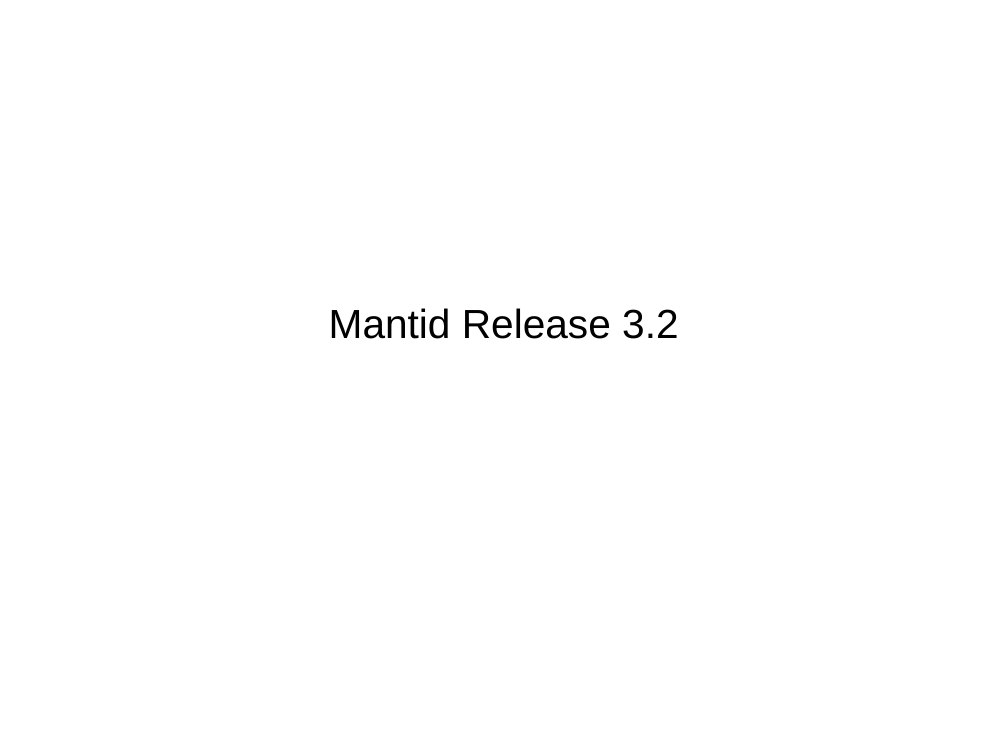
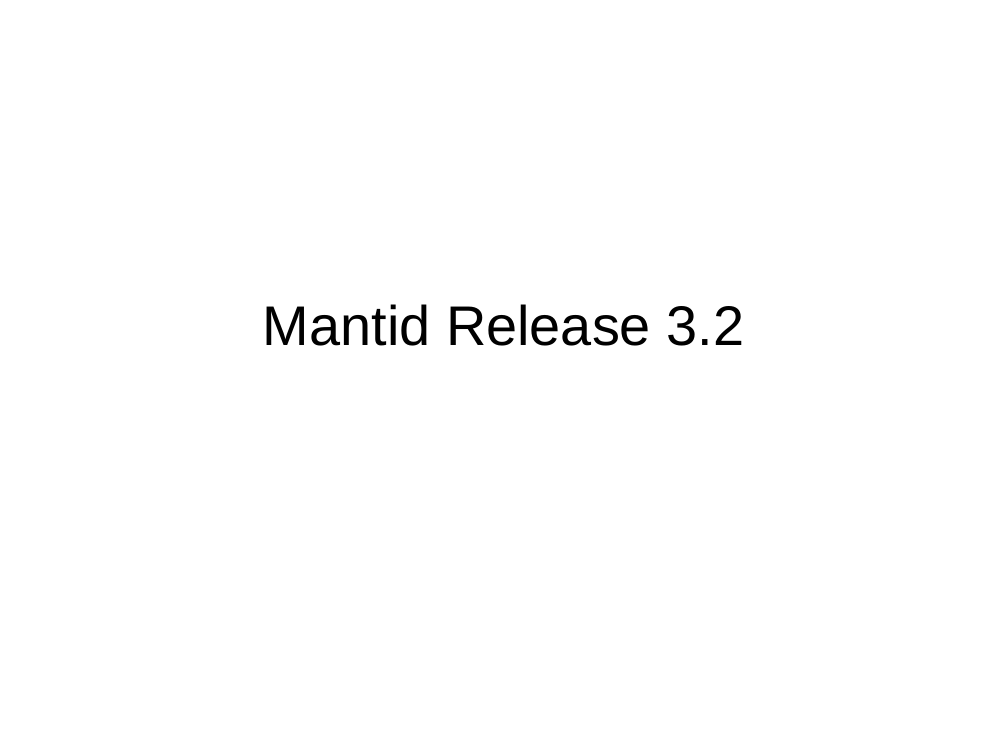
Before and after one commit to samueljackson92/documents, a slide deck: slide 1 of RAL/msg_presentation.odp. Drawn at 1008x756 pixels with LibreOffice and Linux fonts; fonts in the diff are those of the drawing. Boxes give left, top, right and bottom in pixels: in the first picture for what was removed or moved away, otherwise in the second. Text is boxed around its words. In the diff, an @@ line names an element or a change of style, - is before the commit and + after.

```diff
--- a/RAL/msg_presentation.odp
+++ b/RAL/msg_presentation.odp
@@ subtitle "Mantid Release 3.2" at [263,304,744,346]: size 32 to 44 pt @@
```
Also in this commit, not shown: 14 slides added, 2 slides removed.
